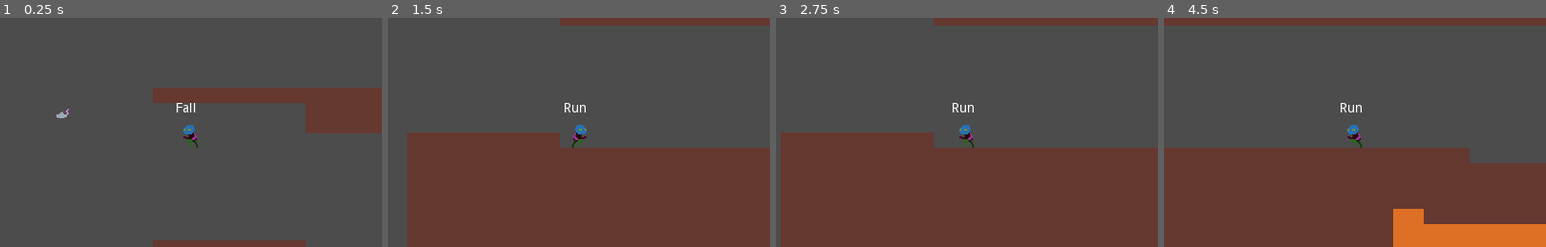
Above: before the commit, frames 1-4 (left to right).
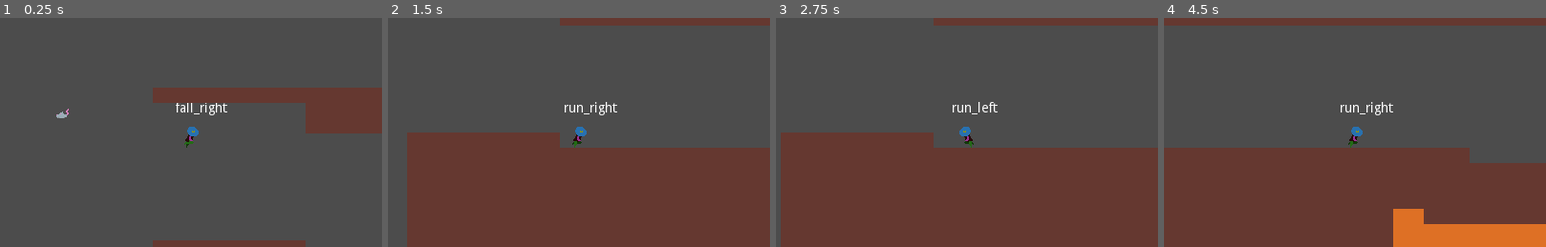
Above: after the commit, the same moments.

Repository: Bronsky91/Hatchling-Heroes
Game: Godot game, scene res://Scenes/Game.tscn
Same seed, same stepped clock (60 frames per second), same inputs: the game is played once before the commit and once after it.
Inputs (mouse positions are in pixels of both pictures, inside the frame that each line leads up to):
- Up to frame 1 (0.25 s): no input
- Up to frame 2 (1.5 s): move the mouse to (663, 121) at 0.52 s; hold Up (jump) 0.53-1.28 s; hold Right (move_right) from 0.53 s (still down); move the mouse to (502, 143) at 1.27 s; click (502, 143) at 1.35 s
- Up to frame 3 (2.75 s): tap Up (jump) at 1.52, 1.55, 1.82 s; move the mouse to (1005, 82) at 2.02 s; release Right (move_right) at 2.03 s; hold Left (move_left) from 2.03 s (still down); hold Up (jump) from 2.03 s (still down)
- Up to frame 4 (4.5 s): move the mouse to (1335, 178) at 2.77 s; release Left (move_left) at 2.78 s; release Up (jump) at 2.78 s; hold Right (move_right) 2.78-4.28 s; click (1335, 178) at 2.85 s; tap Up (jump) at 3.02, 3.05, 3.32 s; move the mouse to (1469, 166) at 3.52 s; hold Up (jump) 3.53-4.28 s; move the mouse to (1240, 98) at 4.27 s; hold Left (move_left) from 4.28 s (still down); click (1240, 98) at 4.35 s

The runs differ from the first frame. In frame 1, 0.5% of the frame differs, in the area x 46-60%, y 37-57%; in frame 2, 0.4%; in frame 3, 0.4%; in frame 4, 0.5%, in the area x 46-60%, y 36-57%.

Commit message:
Corrects player animation triggers to account for direction

Diff:
--- a/Scenes/Player.tscn
+++ b/Scenes/Player.tscn
@@ -173,7 +173,7 @@
 texture = ExtResource( 1 )
 vframes = 2
 hframes = 7
-frame = 6
+frame = 5
 
 [node name="AnimationPlayer" type="AnimationPlayer" parent="Body"]
 anims/fall_left = SubResource( 1 )
--- a/Scripts/Player.gd
+++ b/Scripts/Player.gd
@@ -56,14 +56,13 @@
 func _update_move_direction():
 	move_direction = -int(Input.is_action_pressed("move_left")) + int(Input.is_action_pressed("move_right"))
 
-func _handle_movement(var move_speed = self.move_speed):
+func _handle_movement(var speed = self.move_speed):
 	# Get movement keypresses, convert to integers, and then store in move_direction
 	move_input_speed = -Input.get_action_strength("move_left") + Input.get_action_strength("move_right")
 	# Lerp velocity.x towards the direction the player is pressing keys for, weighted based on if they're grounded or not
-	velocity.x = lerp(velocity.x, move_speed * move_input_speed, _get_h_weight())
+	velocity.x = lerp(velocity.x, speed * move_input_speed, _get_h_weight())
 	# Set sprite facing based on the last movement key pressed
 	if move_direction != 0:
-		$Body.scale.x = -move_direction
 		facing = move_direction
 
 func _handle_wall_slide_sticking():
--- a/Scripts/PlayerStateMachine.gd
+++ b/Scripts/PlayerStateMachine.gd
@@ -71,18 +71,19 @@
 	return null
 
 func _enter_state(new_state, old_state):
-	parent.get_node("StateLabel").text = states.keys()[new_state].capitalize()
+	var direction = "_left" if parent.facing < 0 else "_right"
+	parent.get_node("StateLabel").text = states.keys()[new_state].to_lower() + direction
 	match new_state:
 		states.idle:
-			parent.anim_player.play("idle")
+			parent.anim_player.play("idle" + direction)
 		states.run:
-			parent.anim_player.play("run")
+			parent.anim_player.play("run" + direction)
 		states.jump:
-			parent.anim_player.play("jump")
+			parent.anim_player.play("jump" + direction)
 		states.fall:
-			parent.anim_player.play("fall")
+			parent.anim_player.play("fall" + direction)
 		states.wall_slide:
-			parent.anim_player.play("wall_slide")
+			parent.anim_player.play("wall_slide" + direction)
 
 func _exit_state(old_state, new_state):
 	match old_state:
